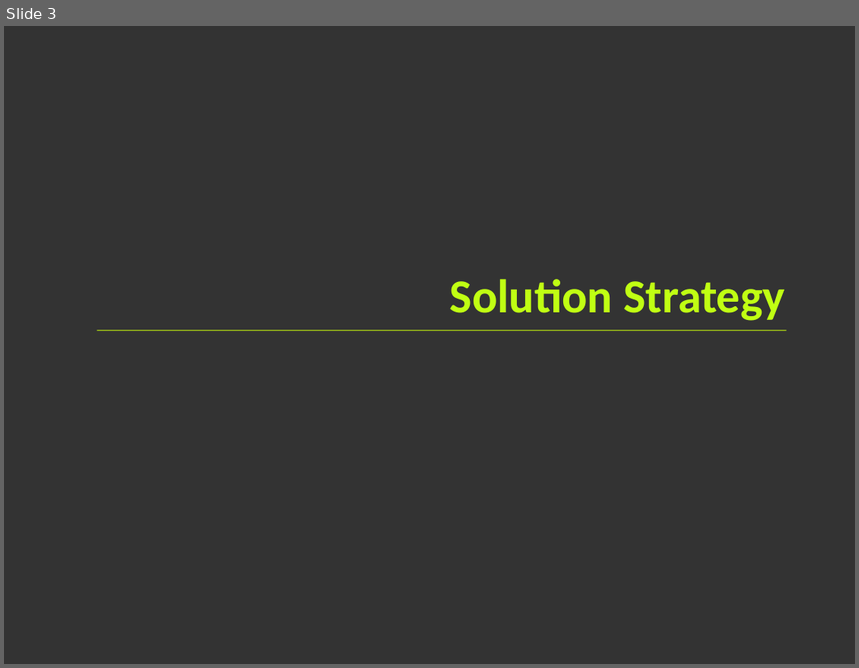
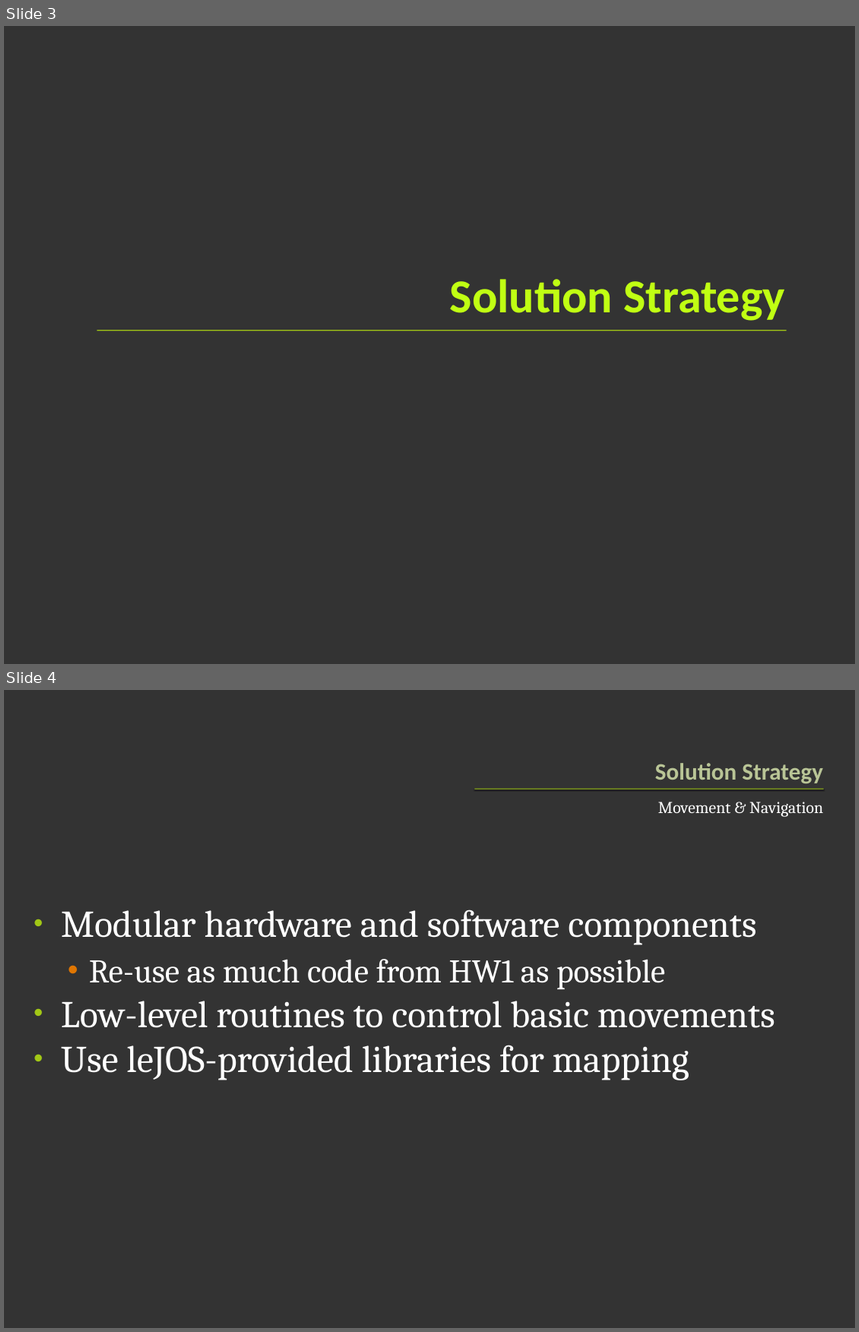
Before and after one commit to greck/0xDEADBEEF, a slide deck: PRES.pptx. Shown one above the other, each under a label of ours: slide 3 before the commit, slides 3 and 4 after it. The pictures are 859x668 and 859x1332 pixels, drawn with LibreOffice and Linux fonts; fonts in the diff are those of the drawing. Boxes give left, top, right and bottom in pixels: in the first picture for what was removed or moved away, otherwise in the second. Text is boxed around its words. In the diff, an @@ line names an element or a change of style, - is before the commit and + after.

```diff
--- a/PRES.pptx
+++ b/PRES.pptx
@@ slide 4 added at [4,690,855,1328], background #333333 @@
@@ title added at [655,763,823,783], 20 pt, text #BAC696, bold @@
+Solution Strategy
@@ rectangle added at [474,789,824,790], fill #A2C816 @@
@@ text added at [658,802,823,817], 14 pt, text #FFFFFF @@
+Movement & Navigation
@@ text added at [61,910,775,1081], 32 pt, text #FFFFFF @@
+• Modular hardware and software components
+  • Re-use as much code from HW1 as possible
+• Low-level routines to control basic movements
+• Use leJOS-provided libraries for mapping
```
Also in this commit, not shown: 4 slides changed, 7 other slides added, 1 slide removed.
